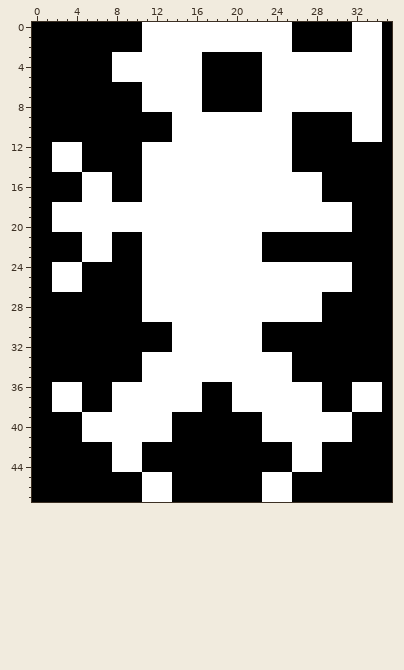
Pixel-art sprite -- imagenes/enemigo.png. Above, as it was before the edit.
The file is 36x48 pixels. Colours within 5 levels of each other are drawn and written as one.
Once edited:
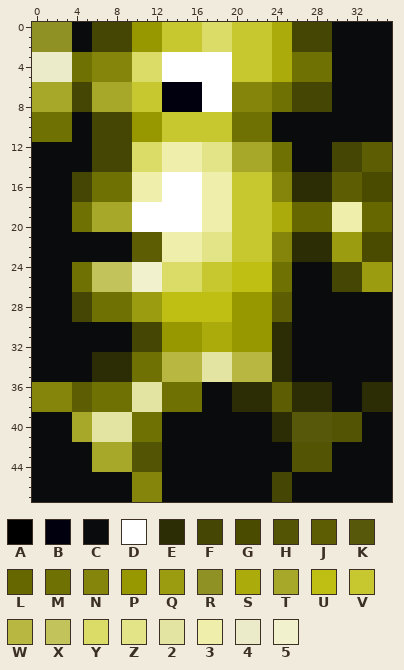
Palette (. is transparent): A #000000  B #00000f  C #0a0b0c  D #ffffff  E #2d2d05  F #454604  G #4b4b00  H #545405  J #5d5e03  K #58580b  L #676700  M #707103  N #85850b  P #979700  Q #9c9c11  R #909124  S #abab0b  T #a7a729  U #bfbf13  V #c7c72f  W #b7b742  X #c3c35c  Y #dbdb67  Z #e3e387  2 #e3e3a2  3 #efefab  4 #ebebc9  5 #f1f1ce
The edit:
@@ x 0..35 @@
- 0 AAAAAAAAAAADDDDDDDDDDDDDDDAAAAAADDDA
- 1 AAAAAAAAAAADDDDDDDDDDDDDDDAAAAAADDDA
- 2 AAAAAAAAAAADDDDDDDDDDDDDDDAAAAAADDDA
- 3 AAAAAAAADDDDDDDDDAAAAAADDDDDDDDDDDDA
- 4 AAAAAAAADDDDDDDDDAAAAAADDDDDDDDDDDDA
- 5 AAAAAAAADDDDDDDDDAAAAAADDDDDDDDDDDDA
- 6 AAAAAAAAAAADDDDDDAAAAAADDDDDDDDDDDDA
- 7 AAAAAAAAAAADDDDDDAAAAAADDDDDDDDDDDDA
- 8 AAAAAAAAAAADDDDDDAAAAAADDDDDDDDDDDDA
- 9 AAAAAAAAAAAAAADDDDDDDDDDDDAAAAAADDDA
-10 AAAAAAAAAAAAAADDDDDDDDDDDDAAAAAADDDA
-11 AAAAAAAAAAAAAADDDDDDDDDDDDAAAAAADDDA
-12 AADDDAAAAAADDDDDDDDDDDDDDDAAAAAAAAAA
-13 AADDDAAAAAADDDDDDDDDDDDDDDAAAAAAAAAA
-14 AADDDAAAAAADDDDDDDDDDDDDDDAAAAAAAAAA
-15 AAAAADDDAAADDDDDDDDDDDDDDDDDDAAAAAAA
-16 AAAAADDDAAADDDDDDDDDDDDDDDDDDAAAAAAA
-17 AAAAADDDAAADDDDDDDDDDDDDDDDDDAAAAAAA
-18 AADDDDDDDDDDDDDDDDDDDDDDDDDDDDDDAAAA
-19 AADDDDDDDDDDDDDDDDDDDDDDDDDDDDDDAAAA
-20 AADDDDDDDDDDDDDDDDDDDDDDDDDDDDDDAAAA
-21 AAAAADDDAAADDDDDDDDDDDDAAAAAAAAAAAAA
-22 AAAAADDDAAADDDDDDDDDDDDAAAAAAAAAAAAA
-23 AAAAADDDAAADDDDDDDDDDDDAAAAAAAAAAAAA
-24 AADDDAAAAAADDDDDDDDDDDDDDDDDDDDDAAAA
-25 AADDDAAAAAADDDDDDDDDDDDDDDDDDDDDAAAA
-26 AADDDAAAAAADDDDDDDDDDDDDDDDDDDDDAAAA
-27 AAAAAAAAAAADDDDDDDDDDDDDDDDDDAAAAAAA
-28 AAAAAAAAAAADDDDDDDDDDDDDDDDDDAAAAAAA
-29 AAAAAAAAAAADDDDDDDDDDDDDDDDDDAAAAAAA
-30 AAAAAAAAAAAAAADDDDDDDDDAAAAAAAAAAAAA
-31 AAAAAAAAAAAAAADDDDDDDDDAAAAAAAAAAAAA
-32 AAAAAAAAAAAAAADDDDDDDDDAAAAAAAAAAAAA
-33 AAAAAAAAAAADDDDDDDDDDDDDDDAAAAAAAAAA
-34 AAAAAAAAAAADDDDDDDDDDDDDDDAAAAAAAAAA
-35 AAAAAAAAAAADDDDDDDDDDDDDDDAAAAAAAAAA
-36 AADDDAAADDDDDDDDDAAADDDDDDDDDAAADDDA
-37 AADDDAAADDDDDDDDDAAADDDDDDDDDAAADDDA
-38 AADDDAAADDDDDDDDDAAADDDDDDDDDAAADDDA
-39 AAAAADDDDDDDDDAAAAAAAAADDDDDDDDDAAAA
-40 AAAAADDDDDDDDDAAAAAAAAADDDDDDDDDAAAA
-41 AAAAADDDDDDDDDAAAAAAAAADDDDDDDDDAAAA
-42 AAAAAAAADDDAAAAAAAAAAAAAAADDDAAAAAAA
-43 AAAAAAAADDDAAAAAAAAAAAAAAADDDAAAAAAA
-44 AAAAAAAADDDAAAAAAAAAAAAAAADDDAAAAAAA
-45 AAAAAAAAAAADDDAAAAAAAAADDDAAAAAAAAAA
-46 AAAAAAAAAAADDDAAAAAAAAADDDAAAAAAAAAA
-47 AAAAAAAAAAADDDAAAAAAAAADDDAAAAAAAAAA
+ 0 RRRRCCFFFFPPPVVVVYYYVVVVSSFFFFCCCCCC
+ 1 RRRRCCFFFFPPPVVVVYYYVVVVSSFFFFCCCCCC
+ 2 RRRRCCFFFFPPPVVVVYYYVVVVSSFFFFCCCCCC
+ 3 4444MMNNNNYYYDDDDDDDVVVVSSMMMMCCCCCC
+ 4 4444MMNNNNYYYDDDDDDDVVVVSSMMMMCCCCCC
+ 5 4444MMNNNNYYYDDDDDDDVVVVSSMMMMCCCCCC
+ 6 TTTTFFTTTTVVVBBBBDDDNNNNMMFFFFCCCCCC
+ 7 TTTTFFTTTTVVVBBBBDDDNNNNMMFFFFCCCCCC
+ 8 TTTTFFTTTTVVVBBBBDDDNNNNMMFFFFCCCCCC
+ 9 MMMMCCFFFFPPPVVVVVVVMMMMCCCCCCCCCCCC
+10 MMMMCCFFFFPPPVVVVVVVMMMMCCCCCCCCCCCC
+11 MMMMCCFFFFPPPVVVVVVVMMMMCCCCCCCCCCCC
+12 CCCCCCFFFFYYY3333ZZZTTTTMMCCCCFFFJJJ
+13 CCCCCCFFFFYYY3333ZZZTTTTMMCCCCFFFJJJ
+14 CCCCCCFFFFYYY3333ZZZTTTTMMCCCCFFFJJJ
+15 CCCCFFMMMM333DDDD333VVVVNNEEEEJJJGGG
+16 CCCCFFMMMM333DDDD333VVVVNNEEEEJJJGGG
+17 CCCCFFMMMM333DDDD333VVVVNNEEEEJJJGGG
+18 CCCCMMTTTTDDDDDDD333VVVVSSLLLL333LLL
+19 CCCCMMTTTTDDDDDDD333VVVVSSLLLL333LLL
+20 CCCCMMTTTTDDDDDDD333VVVVSSLLLL333LLL
+21 CCCCCCCCCCJJJ3333ZZZVVVVNNEEEEQQQGGG
+22 CCCCCCCCCCJJJ3333ZZZVVVVNNEEEEQQQGGG
+23 CCCCCCCCCCJJJ3333ZZZVVVVNNEEEEQQQGGG
+24 CCCCMMXXXX555YYYYVVVUUUUMMCCCCFFFQQQ
+25 CCCCMMXXXX555YYYYVVVUUUUMMCCCCFFFQQQ
+26 CCCCMMXXXX555YYYYVVVUUUUMMCCCCFFFQQQ
+27 CCCCFFMMMMQQQUUUUUUUPPPPJJCCCCCCCCCC
+28 CCCCFFMMMMQQQUUUUUUUPPPPJJCCCCCCCCCC
+29 CCCCFFMMMMQQQUUUUUUUPPPPJJCCCCCCCCCC
+30 CCCCCCCCCCFFFPPPPSSSPPPPEECCCCCCCCCC
+31 CCCCCCCCCCFFFPPPPSSSPPPPEECCCCCCCCCC
+32 CCCCCCCCCCFFFPPPPSSSPPPPEECCCCCCCCCC
+33 CCCCCCEEEEMMMWWWW222WWWWEECCCCCCCCCC
+34 CCCCCCEEEEMMMWWWW222WWWWEECCCCCCCCCC
+35 CCCCCCEEEEMMMWWWW222WWWWEECCCCCCCCCC
+36 NNNNJJMMMM222MMMMCCCEEEEJJEEEECCCEEE
+37 NNNNJJMMMM222MMMMCCCEEEEJJEEEECCCEEE
+38 NNNNJJMMMM222MMMMCCCEEEEJJEEEECCCEEE
+39 CCCCTT2222MMMCCCCCCCCCCCEEKKKKHHHCCC
+40 CCCCTT2222MMMCCCCCCCCCCCEEKKKKHHHCCC
+41 CCCCTT2222MMMCCCCCCCCCCCEEKKKKHHHCCC
+42 CCCCCCTTTTHHHCCCCCCCCCCCCCHHHHCCCCCC
+43 CCCCCCTTTTHHHCCCCCCCCCCCCCHHHHCCCCCC
+44 CCCCCCTTTTHHHCCCCCCCCCCCCCHHHHCCCCCC
+45 CCCCCCCCCCNNNCCCCCCCCCCCFFCCCCCCCCCC
+46 CCCCCCCCCCNNNCCCCCCCCCCCFFCCCCCCCCCC
+47 CCCCCCCCCCNNNCCCCCCCCCCCFFCCCCCCCCCC
